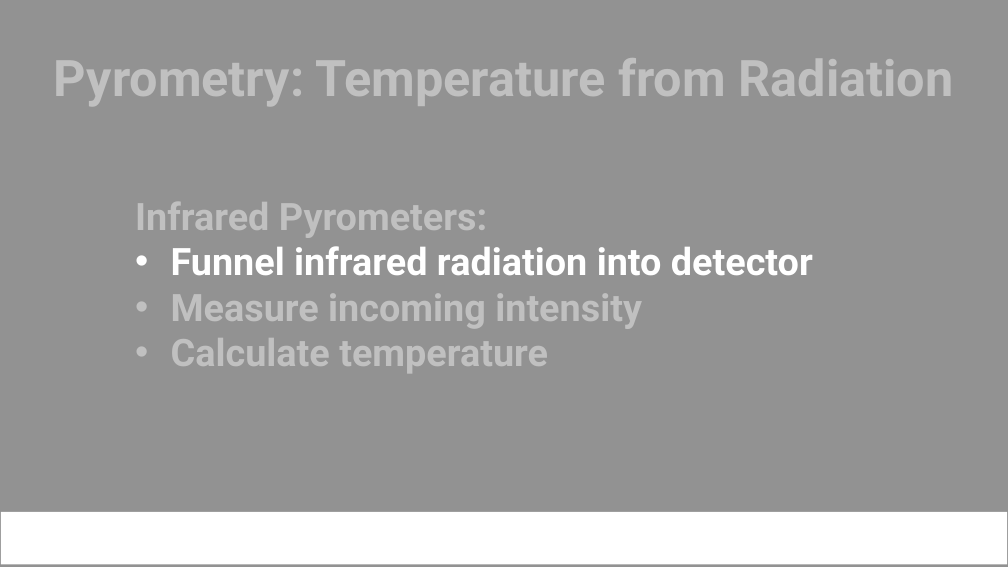
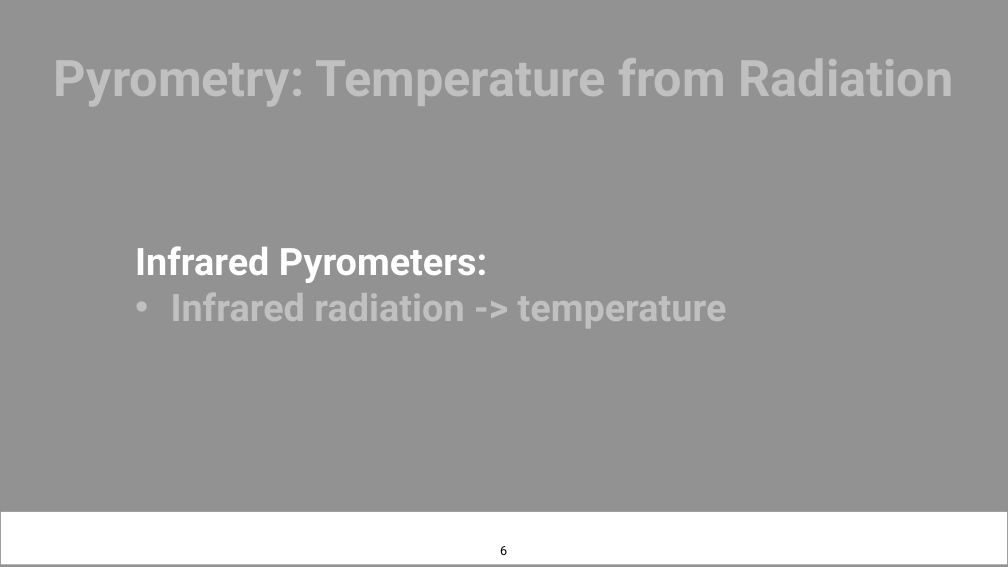
Before and after one commit to NamanJParikh/reu2024-hyperspectral-camera, a slide deck: slide 6 of presentation/REU Presentation (2024) template.pptx (slide 7 before the commit). Drawn at 1008x567 pixels with LibreOffice and Linux fonts; fonts in the diff are those of the drawing; background and template pictures are left out. Boxes give left, top, right and bottom in pixels: in the first picture for what was removed or moved away, otherwise in the second. Text is boxed around its words. In the diff, an @@ line names an element or a change of style, - is before the commit and + after.

```diff
--- a/presentation/REU Presentation (2024) template.pptx
+++ b/presentation/REU Presentation (2024) template.pptx
@@ text "Infrared Pyrometers:": place and size @@
-text "Infrared Pyrometers:" at (135, 202, 813, 373)
+text "Infrared Pyrometers:" at (135, 246, 727, 328)
@@ text at (135, 246, 487, 283): text colour #C0C0C0 to #FFFFFF in "Infrared Pyrometers:" @@
@@ text at (171, 293, 727, 328): text changed @@
-• Funnel infrared radiation into detector
-• Measure incoming intensity
-• Calculate temperature
+• Infrared radiation -> temperature
@@ page number added at (500, 546, 507, 555), 24 pt, text #000000 @@
+6
```
Also in this commit, not shown: 17 other slides changed, 6 slides added, 3 slides removed.
